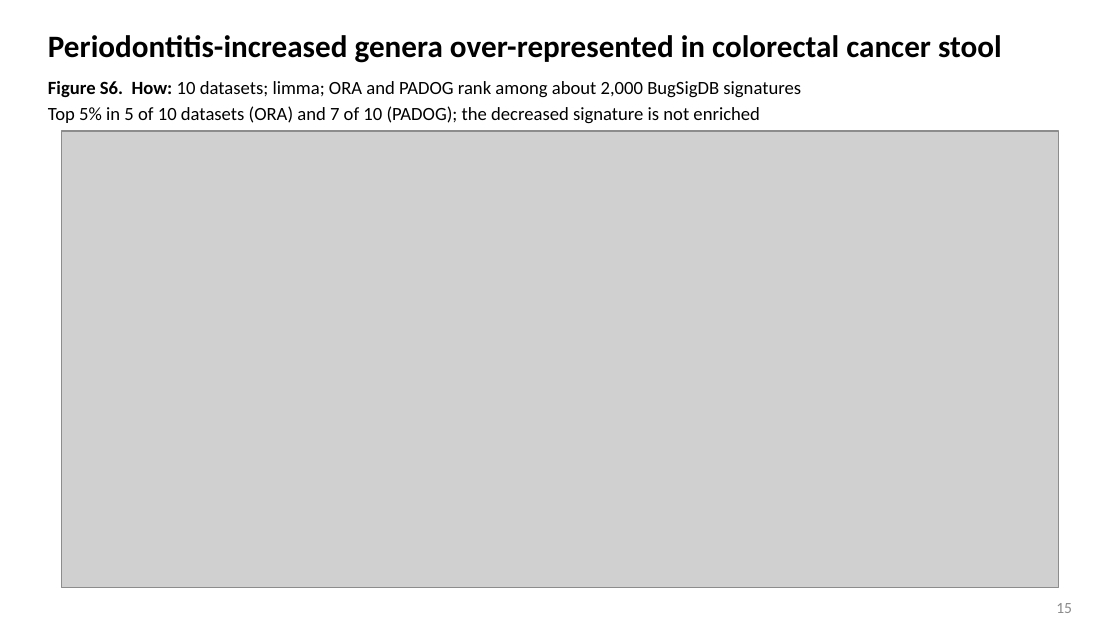
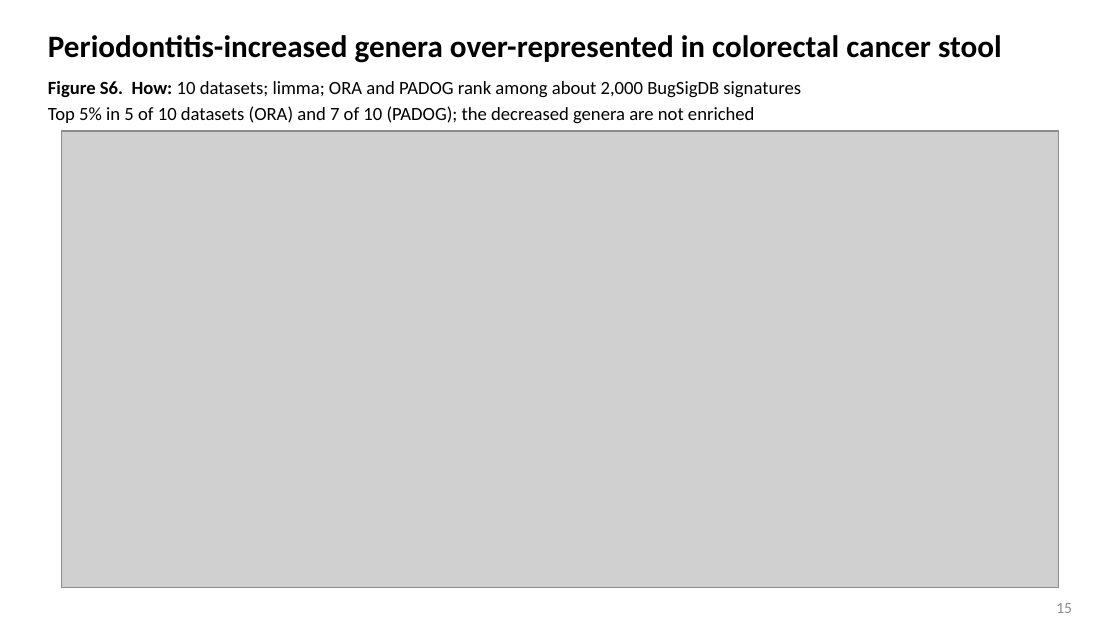
Before and after one commit to ccb-hms/perio-bugs, a slide deck: slide 15 of reports/metadata_options/periosigdb_figures.pptx. Drawn at 1120x630 pixels with LibreOffice and Linux fonts; fonts in the diff are those of the drawing; grey boxes stand for pictures. Boxes give left, top, right and bottom in pixels: in the first picture for what was removed or moved away, otherwise in the second. Text is boxed around its words. In the diff, an @@ line names an element or a change of style, - is before the commit and + after.

```diff
--- a/reports/metadata_options/periosigdb_figures.pptx
+++ b/reports/metadata_options/periosigdb_figures.pptx
@@ text at <box>48,106,755,124</box>: text changed @@
-Top 5% in 5 of 10 datasets (ORA) and 7 of 10 (PADOG); the decreased signature is not enriched
+Top 5% in 5 of 10 datasets (ORA) and 7 of 10 (PADOG); the decreased genera are not enriched
```
Also in this commit, not shown: 12 other slides changed, 16 other files.
